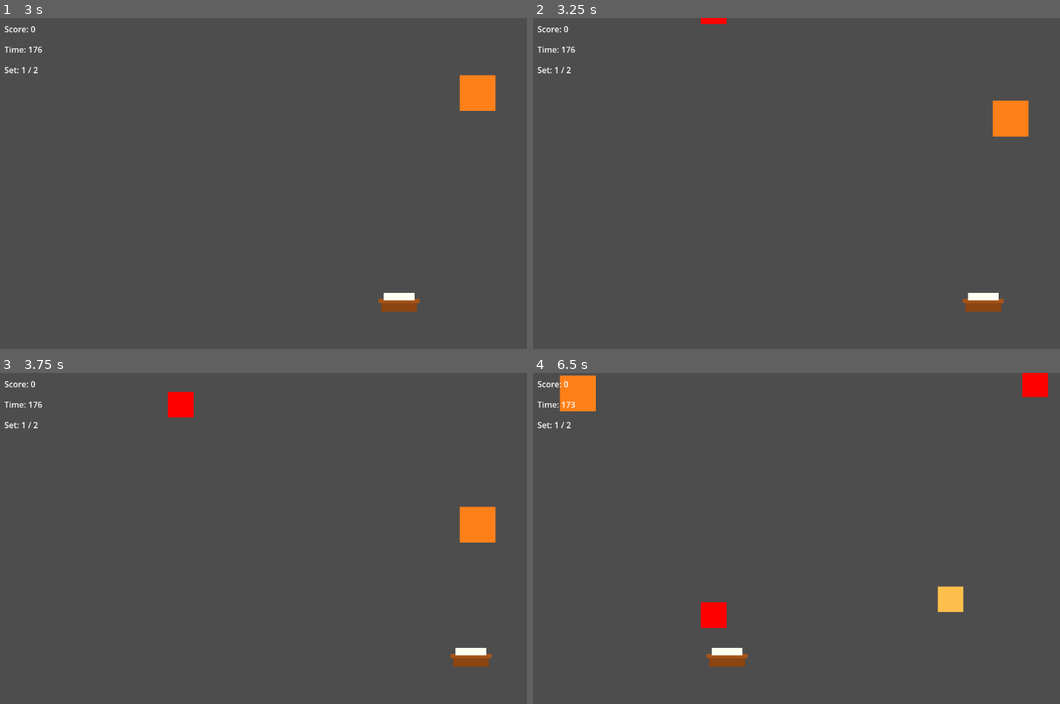
Above: before the commit, frames 1-4 (two rows, left to right).
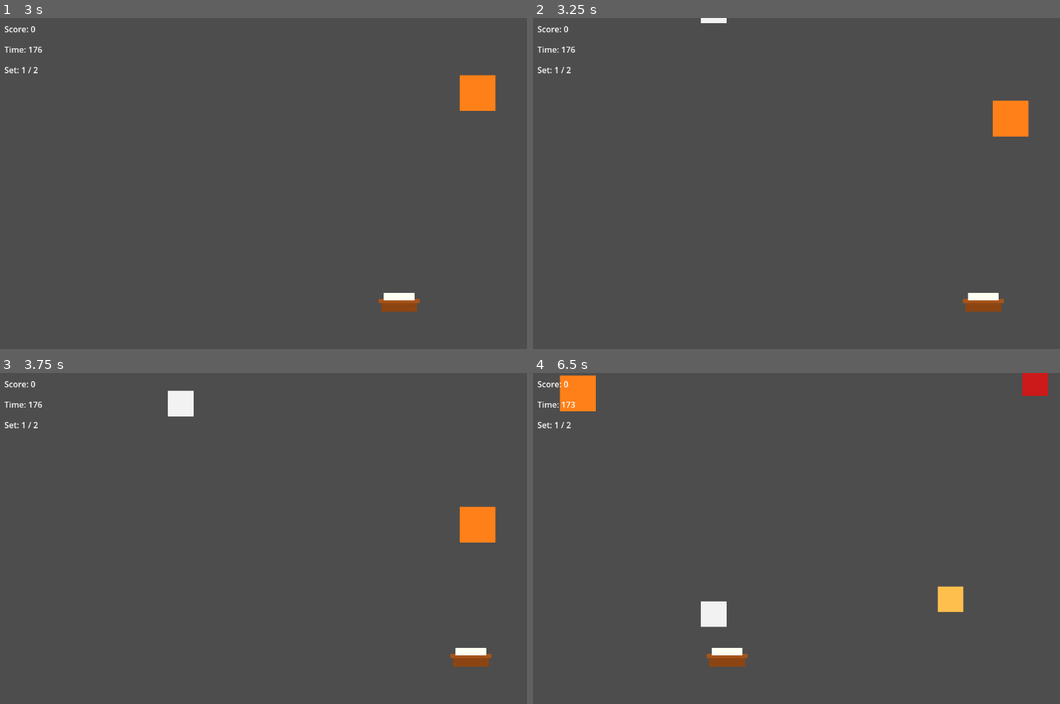
Above: after the commit, the same moments.

Repository: matz3ix/godot-kaisendon-game
Game: Godot game, scene res://scenes/main.tscn
Two runs of this game, one before a commit and one after it. Both use one fixed random seed, a clock stepped at 60 frames per second and the inputs below.
Inputs:
- Up to frame 1 (3 s): tap Enter (ui_accept) at 0.5, 0.77, 1.52 s; hold Right (ui_right) 0.53-1.28 s; hold Left (ui_left) 1.28-2.03 s; hold Right (ui_right) from 2.03 s (still down)
- Up to frame 2 (3.25 s): keep holding Right (ui_right); tap Enter (ui_accept) at 3.02 s
- Up to frame 3 (3.75 s): release Right (ui_right) at 3.53 s; hold Left (ui_left) from 3.53 s (still down)
- Up to frame 4 (6.5 s): tap Enter (ui_accept) at 3.77, 4.52, 6.02 s; release Left (ui_left) at 5.78 s; hold Right (ui_right) from 5.78 s (still down)

Frame 1 is identical in both runs. In frame 2, 0.1% of the frame differs, in the area x 31-37%, y 0-3%; in frame 3, 0.4%; in frame 4, 0.8%, in the area x 31-98%, y 0-78%.

Commit message:
Reparent toppings onto donburi instead of queue_free; add obstacle.gd for self-movement
Agent-Logs-Url: https://github.com/matz3ix/godot-kaisendon-game/sessions/a19f41e0-3de4-4fee-9568-2f7bf1928db7

Co-authored-by: matz3ix <272076181+matz3ix@users.noreply.github.com>

Diff:
--- a/scenes/obstacle.tscn
+++ b/scenes/obstacle.tscn
@@ -1,12 +1,15 @@
-[gd_scene load_steps=2 format=3]
+[gd_scene load_steps=3 format=3]
 
-[sub_resource type="CircleShape2D" id="CircleShape2D_obs"]
-radius = 25.0
+[ext_resource type="Script" path="res://src/obstacle.gd" id="1_obs"]
+
+[sub_resource type="RectangleShape2D" id="RectangleShape2D_obs"]
+size = Vector2(50, 50)
 
 [node name="Obstacle" type="Area2D"]
+script = ExtResource("1_obs")
 
 [node name="CollisionShape2D" type="CollisionShape2D" parent="."]
-shape = SubResource("CircleShape2D_obs")
+shape = SubResource("RectangleShape2D_obs")
 
 [node name="ColorRect" type="ColorRect" parent="."]
 offset_left = -25.0
--- /dev/null
+++ b/src/obstacle.gd
@@ -0,0 +1,21 @@
+extends Area2D
+
+const FALL_SPEED = 150.0
+
+const TOPPING_COLORS = [
+	Color(0.98, 0.5, 0.45),   # サーモン
+	Color(0.8, 0.1, 0.1),     # マグロ
+	Color(1.0, 0.85, 0.0),    # 卵
+	Color(0.95, 0.95, 0.95),  # イカ
+	Color(0.9, 0.4, 0.2),     # エビ
+]
+
+func _ready() -> void:
+	var color_rect = $ColorRect
+	if color_rect:
+		color_rect.color = TOPPING_COLORS[randi() % TOPPING_COLORS.size()]
+
+func _process(delta: float) -> void:
+	position.y += FALL_SPEED * delta
+	if position.y > get_viewport_rect().size.y + 50.0:
+		queue_free()
--- a/src/player_1.gd
+++ b/src/player_1.gd
@@ -2,17 +2,9 @@
 
 const SPEED = 400.0
 
-const TOPPING_COLORS = [
-	Color(0.98, 0.5, 0.45),   # サーモン
-	Color(0.8, 0.1, 0.1),     # マグロ
-	Color(1.0, 0.85, 0.0),    # 卵
-	Color(0.95, 0.95, 0.95),  # イカ
-	Color(0.9, 0.4, 0.2),     # エビ
-]
-
 var screen_size: Vector2
 var game_manager
-var caught_toppings: Array = []
+var topping_count: int = 0
 
 func _ready() -> void:
 	screen_size = get_viewport_rect().size
@@ -24,10 +16,6 @@
 	draw_rect(Rect2(-40, 0, 80, 8), Color(0.65, 0.33, 0.1))    # 縁
 	# ごはん（白い山盛り）
 	draw_rect(Rect2(-30, -12, 60, 15), Color(1.0, 1.0, 0.95))
-	# 積み上がったネタ
-	for i in caught_toppings.size():
-		var y_offset = -16 - (i * 6)
-		draw_rect(Rect2(-25, y_offset, 50, 6), caught_toppings[i])
 
 func _process(delta: float) -> void:
 	if not game_manager or not game_manager.game_active:
@@ -43,16 +31,32 @@
 	position.x = clamp(position.x, 0.0, screen_size.x)
 
 func _on_area_entered(area: Area2D) -> void:
-	if area.is_in_group("obstacle"):
-		var penalty: int = randi_range(10, 35)
-		if game_manager:
-			game_manager.deduct_score(penalty)
-		area.queue_free()
-	elif area.is_in_group("rice_bowl"):
-		var points: int = area.get_score()
-		if game_manager:
+	if area.is_in_group("obstacle") or area.is_in_group("rice_bowl"):
+		var points: int = 0
+		if area.is_in_group("obstacle"):
+			points = randi_range(10, 35)
+		elif area.is_in_group("rice_bowl") and area.has_method("get_score"):
+			points = area.get_score()
+
+		if game_manager and points > 0:
 			game_manager.add_score(points)
-		# ネタをランダムな色で積み上げ
-		caught_toppings.append(TOPPING_COLORS[randi() % TOPPING_COLORS.size()])
-		queue_redraw()
-		area.queue_free()
+
+		# ネタをどんぶりの子ノードにする（reparent）
+		area.reparent(self)
+
+		# ネタの物理処理を止める
+		area.set_process(false)
+		area.set_physics_process(false)
+
+		# ネタをどんぶりの上に積み上げる位置に配置
+		area.position = Vector2(0, -20 - (topping_count * 15))
+		topping_count += 1
+
+		# ネタの当たり判定を無効化（二重キャッチ防止）
+		area.monitoring = false
+		area.monitorable = false
+
+		# CollisionShape2D を無効化
+		for child in area.get_children():
+			if child is CollisionShape2D:
+				child.set_deferred("disabled", true)
--- a/src/player_2.gd
+++ b/src/player_2.gd
@@ -22,6 +22,3 @@
 	obstacle.position.y = -50.0
 	obstacle.add_to_group("obstacle")
 	get_parent().add_child(obstacle)
-	var tween: Tween = create_tween()
-	tween.tween_property(obstacle, "position:y", screen.y + 50.0, 5.0)
-	tween.tween_callback(obstacle.queue_free)
